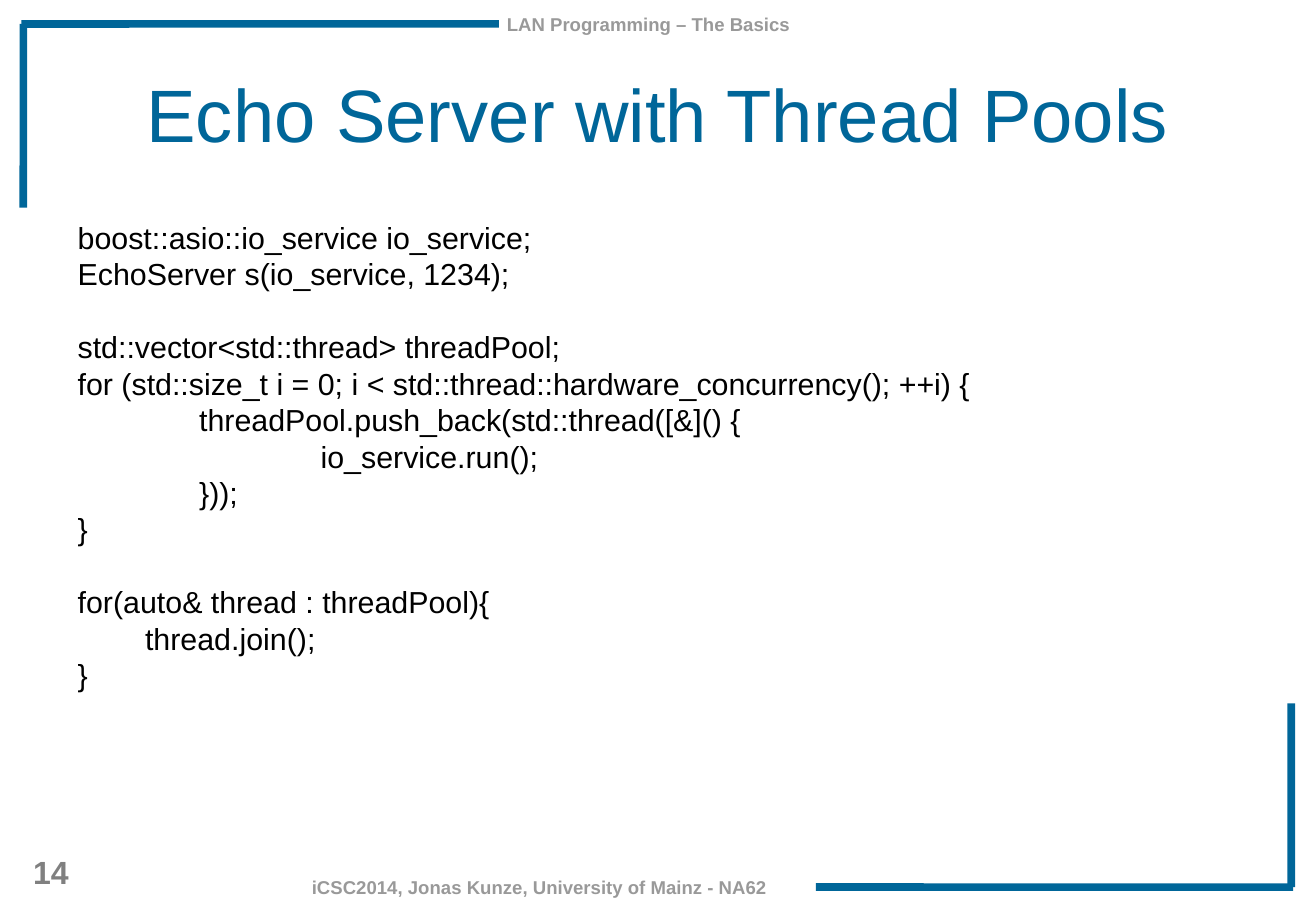
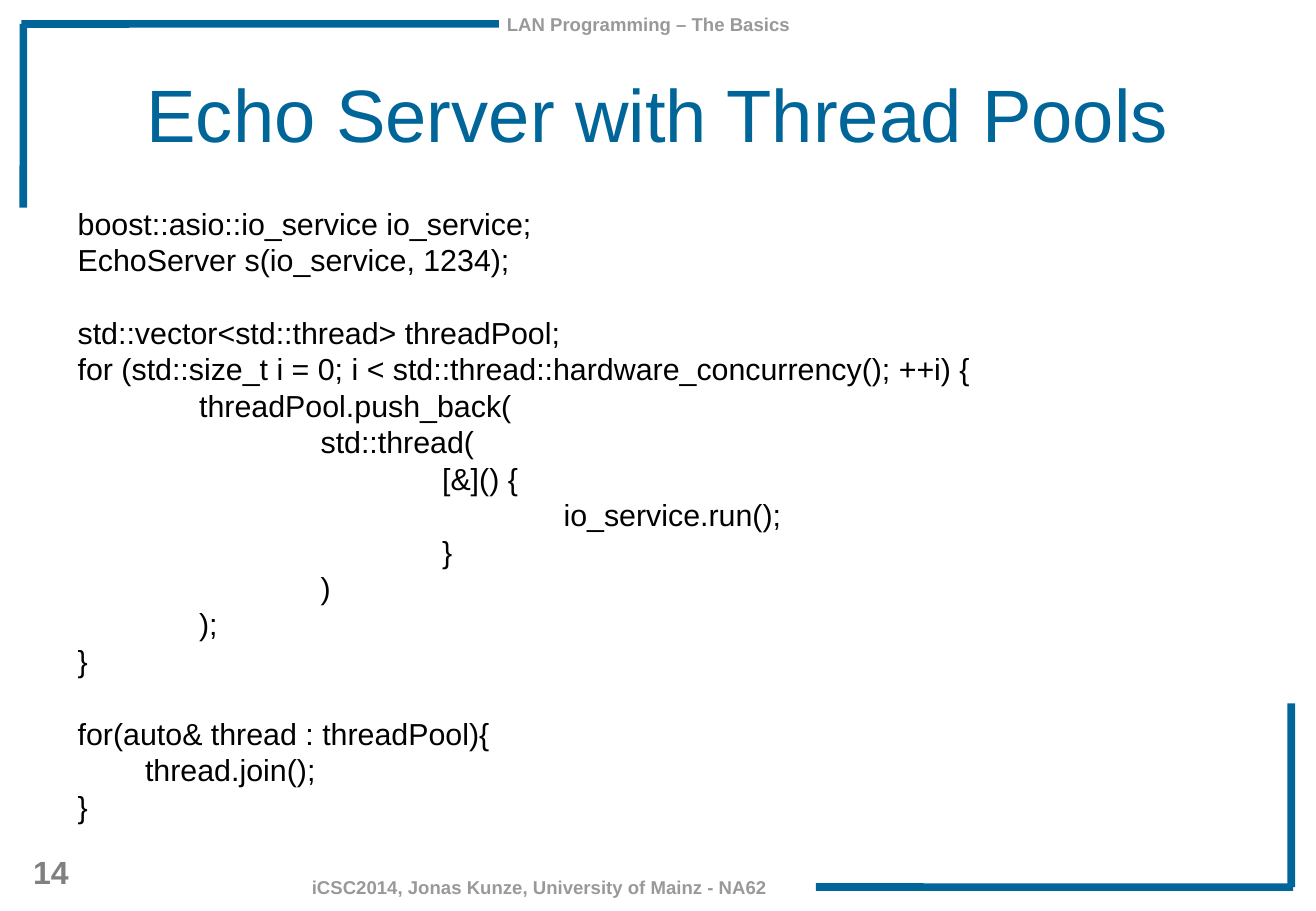
Before and after one commit to JonasKunze/icsc2014, a slide deck: slide 14 of iCSC-2014-Network-Libraries.odp. Drawn at 1316x911 pixels with LibreOffice and Linux fonts; fonts in the diff are those of the drawing; background and template pictures are left out. Boxes give left, top, right and bottom in pixels: in the first picture for what was removed or moved away, otherwise in the second. Text is boxed around its words. In the diff, an @@ line names an element or a change of style, - is before the commit and + after.

```diff
--- a/iCSC-2014-Network-Libraries.odp
+++ b/iCSC-2014-Network-Libraries.odp
@@ text at (x1=78, y1=213, x2=951, y2=787): text changed @@
-}));
+}
+)
+);
@@ text "boost::asio::io_service io_service;" moved from (x1=78, y1=227, x2=951, y2=656) to (x1=78, y1=213, x2=951, y2=787) @@
@@ text at (x1=199, y1=395, x2=511, y2=459): text changed @@
-threadPool.push_back(std::thread([&]() {
+threadPool.push_back(
+std::thread(
+[&]() {
```
Also in this commit, not shown: 5 other slides changed, 11 slides added.
